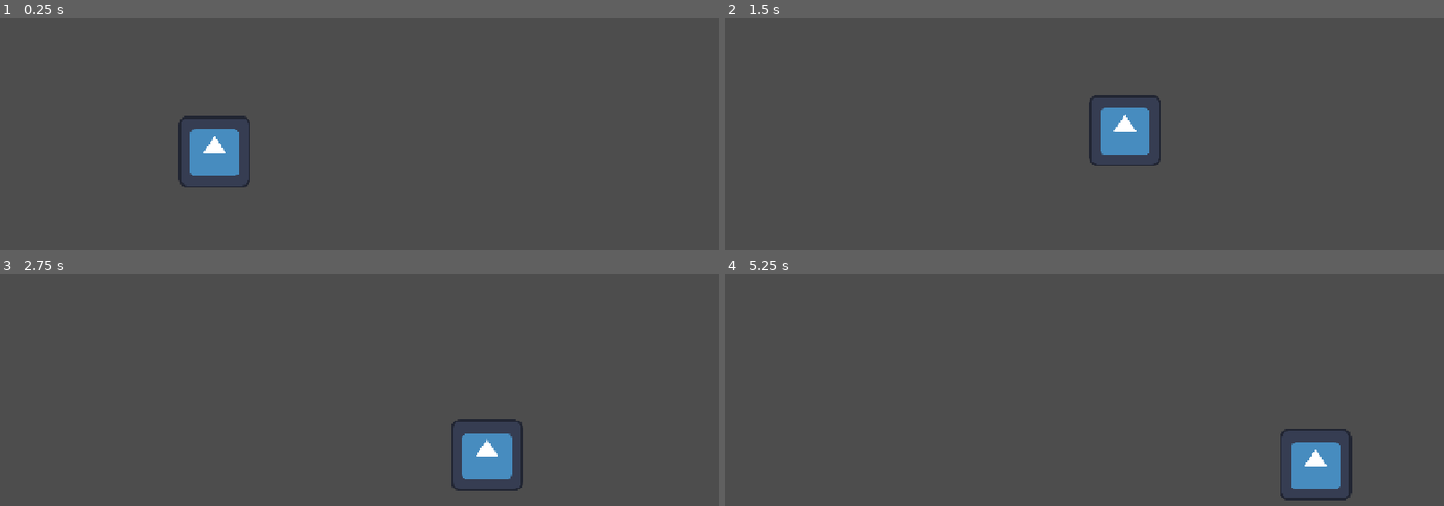
Above: before the commit, frames 1-4 (two rows, left to right).
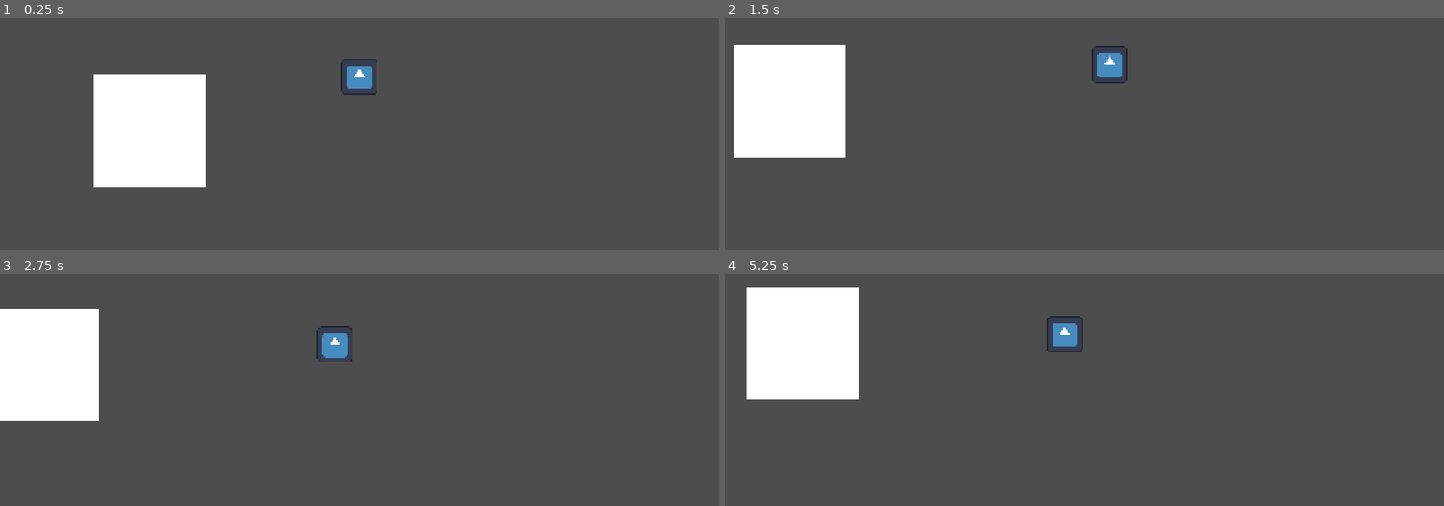
Above: after the commit, the same moments.

Repository: SebastianFiser/hc-haven-bounce-back
Game: Godot game, scene res://scenes/main.tscn
Same seed, same stepped clock (60 frames per second), same inputs: the game is played once before the commit and once after it. The engine's default icon, where the game draws it, is replaced by a stand-in: a white triangle on a blue panel in a dark square.
Inputs:
- Up to frame 1 (0.25 s): no input
- Up to frame 2 (1.5 s): hold D (move_right) from 0.53 s (still down); tap W (jump) at 0.6, 0.77, 1.07, 1.35 s
- Up to frame 3 (2.75 s): tap W (jump) at 1.52, 1.82, 2.1 s; release D (move_right) at 2.03 s; hold A (move_left) from 2.03 s (still down)
- Up to frame 4 (5.25 s): release A (move_left) at 2.78 s; hold D (move_right) 2.78-4.28 s; tap W (jump) at 2.85, 3.02, 3.32, 3.6, 3.77, 4.07, 4.35, 4.52, 4.82, 5.1 s; hold A (move_left) 4.28-5.03 s; hold D (move_right) from 5.03 s (still down)

The runs differ from the first frame. In frame 1, 9.1% of the frame differs, in the area x 13-53%, y 17-73%; in frame 2, 9.7%, in the area x 1-61%, y 11-64%; in frame 3, 8.8%; in frame 4, 9.7%.

Commit message:
add goeal

Diff:
--- a/project.godot
+++ b/project.godot
@@ -30,6 +30,10 @@
 
 naming/size/viewport_height=648
 
+[global_group]
+
+player=""
+
 [input]
 
 move_left={
--- a/scenes/main.tscn
+++ b/scenes/main.tscn
@@ -1,19 +1,68 @@
 [gd_scene format=3 uid="uid://hffrj4tbwggd"]
 
-[ext_resource type="PackedScene" uid="uid://y3uaehd0uls5" path="res://scenes/player.tscn" id="1_o5qli"]
+[ext_resource type="PackedScene" uid="uid://y3uaehd0uls5" path="res://scenes/player.tscn" id="2_0wfyh"]
+[ext_resource type="Script" uid="uid://cenxlwf3py0is" path="res://scripts/goal.gd" id="2_sugp2"]
 
 [sub_resource type="RectangleShape2D" id="RectangleShape2D_fbbwq"]
-size = Vector2(164, 20)
+size = Vector2(150, 20)
+
+[sub_resource type="RectangleShape2D" id="RectangleShape2D_0wfyh"]
+size = Vector2(56.599995, 53.899998)
 
 [node name="Main" type="Node2D" unique_id=201980430]
 
 [node name="StaticBody2D" type="StaticBody2D" parent="." unique_id=1150332756]
 
 [node name="CollisionShape2D" type="CollisionShape2D" parent="StaticBody2D" unique_id=1712043245]
+position = Vector2(382.99997, 854.99994)
+scale = Vector2(10, 10)
+shape = SubResource("RectangleShape2D_fbbwq")
+debug_color = Color(0.974142, 0, 0.43234977, 0.41960785)
+
+[node name="CollisionShape2D" type="CollisionShape2D" parent="StaticBody2D/CollisionShape2D" unique_id=782355038]
 position = Vector2(594.99994, 714.99994)
 scale = Vector2(10, 10)
 shape = SubResource("RectangleShape2D_fbbwq")
 debug_color = Color(0.974142, 0, 0.43234977, 0.41960785)
 
-[node name="CharacterBody2D" parent="." unique_id=249291869 instance=ExtResource("1_o5qli")]
-position = Vector2(382, 473)
+[node name="StaticBody2D2" type="StaticBody2D" parent="." unique_id=163730289]
+rotation = 1.579523
+
+[node name="CollisionShape2D" type="CollisionShape2D" parent="StaticBody2D2" unique_id=1550277754]
+position = Vector2(427.4329, -1212.7761)
+scale = Vector2(10, 10)
+shape = SubResource("RectangleShape2D_fbbwq")
+debug_color = Color(0.974142, 0, 0.43234977, 0.41960785)
+
+[node name="CollisionShape2D" type="CollisionShape2D" parent="StaticBody2D2/CollisionShape2D" unique_id=1570686531]
+position = Vector2(594.99994, 714.99994)
+scale = Vector2(10, 10)
+shape = SubResource("RectangleShape2D_fbbwq")
+debug_color = Color(0.974142, 0, 0.43234977, 0.41960785)
+
+[node name="CharacterBody2D" parent="." unique_id=249291869 instance=ExtResource("2_0wfyh")]
+position = Vector2(393, 473)
+speed = 500.0
+gravity = 800.0
+veloc_jump = -500.0
+friction = 350.0
+
+[node name="Goal" type="Area2D" parent="." unique_id=693791610]
+position = Vector2(-364, 677)
+scale = Vector2(10, 10)
+script = ExtResource("2_sugp2")
+
+[node name="CollisionShape2D" type="CollisionShape2D" parent="Goal" unique_id=909732708]
+position = Vector2(0.100001335, -0.20000076)
+scale = Vector2(0.99999994, 0.99999994)
+shape = SubResource("RectangleShape2D_0wfyh")
+
+[node name="ColorRect" type="ColorRect" parent="Goal/CollisionShape2D" unique_id=1996595566]
+offset_left = -18.500002
+offset_top = -18.350006
+offset_right = 21.499998
+offset_bottom = 21.649994
+offset_transform_enabled = true
+metadata/_edit_use_anchors_ = true
+
+[connection signal="body_entered" from="Goal" to="Goal" method="_on_goal_body_entered"]
--- a/scenes/player.tscn
+++ b/scenes/player.tscn
@@ -1,11 +1,12 @@
 [gd_scene format=3 uid="uid://y3uaehd0uls5"]
 
 [ext_resource type="Texture2D" uid="uid://c45m2bkgmcel4" path="res://icon.svg" id="1_g2els"]
-[ext_resource type="Script" uid="uid://bshvklxlthnyd" path="res://scenes/physics.gd" id="1_qhqgy"]
+[ext_resource type="Script" uid="uid://bshvklxlthnyd" path="res://scripts/physics.gd" id="1_qhqgy"]
 
 [sub_resource type="CircleShape2D" id="CircleShape2D_fbbwq"]
+radius = 64.3
 
-[node name="CharacterBody2D" type="CharacterBody2D" unique_id=249291869]
+[node name="CharacterBody2D" type="CharacterBody2D" unique_id=249291869 groups=["player"]]
 script = ExtResource("1_qhqgy")
 
 [node name="Sprite2D" type="Sprite2D" parent="." unique_id=1971099277]
@@ -13,3 +14,7 @@
 
 [node name="CollisionShape2D" type="CollisionShape2D" parent="." unique_id=889098084]
 shape = SubResource("CircleShape2D_fbbwq")
+
+[node name="Camera2D" type="Camera2D" parent="." unique_id=20889261]
+zoom = Vector2(0.5, 0.5)
+position_smoothing_enabled = true
--- /dev/null
+++ b/scripts/goal.gd
@@ -0,0 +1,17 @@
+extends Area2D
+
+
+# Called when the node enters the scene tree for the first time.
+func _ready() -> void:
+	body_entered.connect(_on_goal_body_entered)
+	print("Goal ready")
+
+
+
+# Called every frame. 'delta' is the elapsed time since the previous frame.
+func _process(delta: float) -> void:
+	pass
+
+func _on_goal_body_entered(body: Node2D) -> void:
+	if body.is_in_group("player"):
+		get_tree().reload_current_scene()
--- a/scenes/physics.gd
+++ b/scripts/physics.gd
@@ -7,10 +7,12 @@
 @export var acceleration: float = 1500.0
 @export var friction: float = 250.0
 @export var bounciness: float = 0.5
+@export var jump_cut: float = 0.5
 
 func _physics_process(delta: float) -> void:
 	var velocity_before = velocity
 	var jumped =  Input.is_action_just_pressed("jump")
+	var jump_off = Input.is_action_just_released("jump")
 	var smer = Input.get_axis("move_left", "move_right")
 
 	if smer != 0:
@@ -22,13 +24,14 @@
 	if !is_on_floor():
 		velocity.y += delta * gravity
 	if jumped and is_on_floor() :
-		velocity.y += veloc_jump
-
+		velocity.y = veloc_jump
+	if jump_off and !is_on_floor() and velocity.y < 0 and velocity.y < velocity.y * jump_cut:
+		velocity.y = veloc_jump * jump_cut
 	move_and_slide()
 
 	for i in get_slide_collision_count():
 		var normal = get_slide_collision(i).get_normal()
-		if velocity_before.length() > 150.0:
+		if velocity_before.length() > 200.0:
 			var odraz = velocity_before.bounce(normal)
 			odraz.y *= bounciness
 			velocity = odraz
Not shown, added: scripts/goal.gd.uid
Renamed: scenes/physics.gd.uid -> scripts/physics.gd.uid
Renamed: scenes/sprite_2d.gd -> scripts/sprite_2d.gd
Renamed: scenes/sprite_2d.gd.uid -> scripts/sprite_2d.gd.uid
